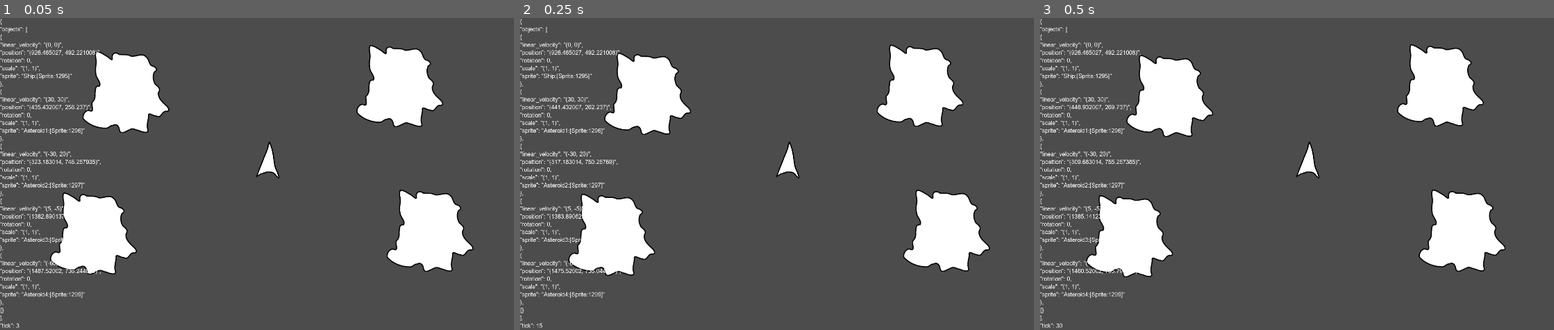
Above: before the commit, frames 1-3 (left to right).
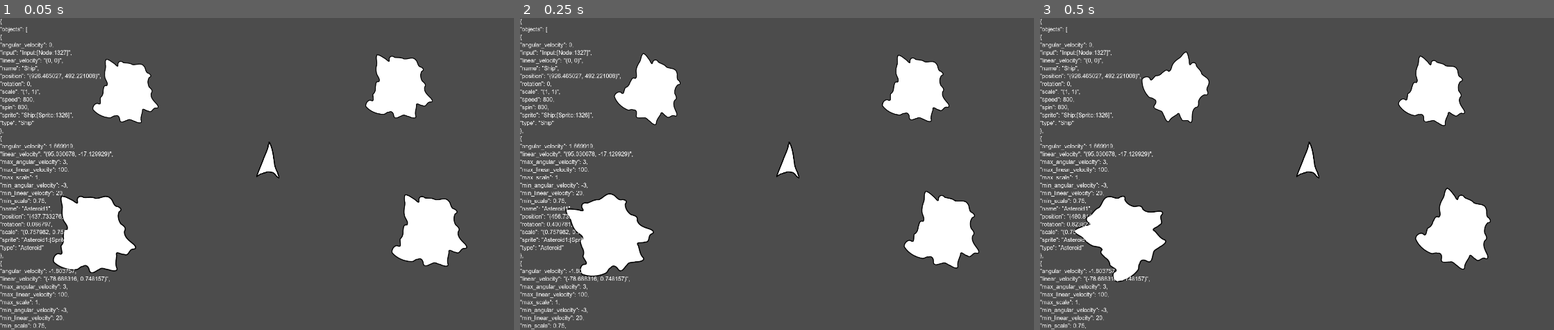
Above: after the commit, the same moments.

Repository: ETdoFresh/kasteroids
Game: Godot game, scene res://world.tscn
The game is run twice, just before and just after one commit, with the same random seed, the same clock (stepped at 60 frames per second) and the same inputs.
Inputs:
- Up to frame 1 (0.05 s): no input
- Up to frame 2 (0.25 s): no input
- Up to frame 3 (0.5 s): no input

The runs differ from the first frame. In frame 1, 7.5% of the frame differs, in the area x 0-93%, y 7-100%; in frame 2, 8.2%; in frame 3, 8.9%, in the area x 0-91%, y 7-100%.

Commit message:
Use class_names for function groups. Put files into folders. Made some progress towards mimicking original implementation. Input turns and moves ship. Asteroids move and rotate at random directions at start.

Diff:
--- /dev/null
+++ b/autoload/random.gd
@@ -0,0 +1,20 @@
+extends Node
+
+var random = RandomNumberGenerator.new()
+
+func _ready():
+    random.randomize()
+
+func randf_range(from: float, to: float) -> float:
+    return random.randf_range(from, to)
+
+func randi_range(from: int, to: int) -> int:
+    return random.randi_range(from, to)
+
+func inside_unit_circle() -> Vector2:
+    var random_radius = randf_range(0,1)
+    return on_unit_circle() * random_radius
+
+func on_unit_circle() -> Vector2:
+    var random_angle = randf_range(0, 2 * PI)
+    return Vector2(cos(random_angle), sin(random_angle))
--- /dev/null
+++ b/data/asteroid_data.gd
@@ -0,0 +1,12 @@
+extends Node
+
+export var min_angular_velocity = -3.0
+export var max_angular_velocity = 3.0
+export var min_linear_velocity = 20.0
+export var max_linear_velocity = 100.0
+export var min_scale = 0.75
+export var max_scale = 1.0
+export var linear_velocity = Vector2.ZERO
+export var angular_velocity = 0.0
+
+var type = "Asteroid"
--- /dev/null
+++ b/data/input.gd
@@ -0,0 +1,14 @@
+extends Node
+
+var horizontal = 0
+var vertical = 0
+var fire = false
+
+func _process(_delta):
+    var left = Input.get_action_strength("player_left")
+    var right = Input.get_action_strength("player_right")
+    var up = Input.get_action_strength("player_up")
+    var down = Input.get_action_strength("player_down")
+    fire = Input.is_action_pressed("player_accept")
+    horizontal = right - left
+    vertical = down - up
--- /dev/null
+++ b/data/ship_data.gd
@@ -0,0 +1,9 @@
+extends Node
+
+const type = "Ship"
+
+export var speed = 800
+export var spin = 10
+export var linear_velocity = Vector2.ZERO
+
+onready var input = $Input
--- /dev/null
+++ b/functions/asteroid.gd
@@ -0,0 +1,26 @@
+class_name AsteroidFunctions
+
+static func is_asteroid(object : Dictionary) -> bool:
+    return "type" in object and object.type == "Asteroid"
+
+static func randomize_angular_velocity(asteroid : Dictionary) -> Dictionary:
+    asteroid = asteroid.duplicate()
+    var min_vel = asteroid.min_angular_velocity
+    var max_vel = asteroid.max_angular_velocity
+    asteroid.angular_velocity = Random.randf_range(min_vel, max_vel)
+    return asteroid
+
+static func randomize_linear_velocity(asteroid : Dictionary) -> Dictionary:
+    asteroid = asteroid.duplicate()
+    var min_vel = asteroid.min_linear_velocity
+    var max_vel = asteroid.max_linear_velocity
+    asteroid.linear_velocity = Random.on_unit_circle()
+    asteroid.linear_velocity *= Random.randf_range(min_vel, max_vel)
+    return asteroid
+
+static func randomize_scale(asteroid : Dictionary) -> Dictionary:
+    asteroid = asteroid.duplicate()
+    var min_scl = asteroid.min_scale
+    var max_scl = asteroid.max_scale
+    asteroid.scale = Vector2.ONE * Random.randf_range(min_scl, max_scl)
+    return asteroid
--- a/dictionary.gd
+++ b/functions/dictionary.gd
@@ -1,4 +1,4 @@
-extends Node
+class_name DictionaryFunctions
 
 static func copy(dictionary : Dictionary, deep : bool = false) -> Dictionary:
     return dictionary.duplicate(deep)
--- a/list.gd
+++ b/functions/list.gd
@@ -1,4 +1,4 @@
-extends Node
+class_name ListFunctions
 
 static func copy(list : Array, deep : bool = false) -> Array:
     return list.duplicate(deep)
@@ -31,3 +31,23 @@
         if func_ref.call_func(item):
             result.append(item)
     return result
+
+static func filtered_map(list : Array, filter_func_ref : FuncRef, map_func_ref : FuncRef) -> Array:
+    var result = []
+    result.resize(list.size())
+    for i in range(list.size()):
+        if filter_func_ref.call_func(list[i]):
+            result[i] = map_func_ref.call_func(list[i])
+        else:
+            result[i] = list[i]
+    return result
+
+static func filtered_map1(list : Array, filter_func_ref : FuncRef, map_func_ref : FuncRef, arg) -> Array:
+    var result = []
+    result.resize(list.size())
+    for i in range(list.size()):
+        if filter_func_ref.call_func(list[i]):
+            result[i] = map_func_ref.call_func(list[i], arg)
+        else:
+            result[i] = list[i]
+    return result
--- a/node.gd
+++ b/functions/node.gd
@@ -1,4 +1,4 @@
-extends Node
+class_name NodeFunctions
 
 static func to_object(child_node : Node) -> Dictionary:
     var object = {}
@@ -8,15 +8,23 @@
     if "global_scale" in child_node: object["scale"] = child_node.global_scale
     if "linear_velocity" in child_node: object["linear_velocity"] = child_node.linear_velocity
     if "angular_velocity" in child_node: object["angular_velocity"] = child_node.angular_velocity
+    if "input" in child_node: object["input"] = child_node.input
+    if "speed" in child_node: object["speed"] = child_node.speed
+    if "spin" in child_node: object["spin"] = child_node.speed
+    if "name" in child_node: object["name"] = child_node.name
+    if "min_angular_velocity" in child_node: object["min_angular_velocity"] = child_node.min_angular_velocity
+    if "max_angular_velocity" in child_node: object["max_angular_velocity"] = child_node.max_angular_velocity
+    if "min_linear_velocity" in child_node: object["min_linear_velocity"] = child_node.min_linear_velocity
+    if "max_linear_velocity" in child_node: object["max_linear_velocity"] = child_node.max_linear_velocity
+    if "min_scale" in child_node: object["min_scale"] = child_node.min_scale
+    if "max_scale" in child_node: object["max_scale"] = child_node.max_scale
     if child_node is Sprite: object["sprite"] = child_node
     return object
 
-static func from_object(object : Dictionary) -> Dictionary:
+static func update_display(object : Dictionary) -> Dictionary:
     if not "sprite" in object: return object
     var sprite = object.sprite
     if "global_position" in sprite: sprite.global_position = object.position
     if "global_rotation" in sprite: sprite.global_rotation = object.rotation
     if "global_scale" in sprite: sprite.global_scale = object.scale
-    if "linear_velocity" in sprite: sprite.linear_velocity = object.linear_velocity
-    if "angular_velocity" in sprite: sprite.angular_velocity = object.angular_velocity
     return object
--- a/physics.gd
+++ b/functions/physics.gd
@@ -1,10 +1,9 @@
-extends Node
-
-var dictionary = preload("res://dictionary.gd")
+class_name PhysicsFunctions
 
 static func move(object : Dictionary, delta : float) -> Dictionary:
-    if not "position" in object: return object
     if not "linear_velocity" in object: return object
+    if not "angular_velocity" in object: return object
     object = object.duplicate()
     object.position += object.linear_velocity * delta
+    object.rotation += object.angular_velocity * delta
     return object
--- /dev/null
+++ b/functions/ship.gd
@@ -0,0 +1,20 @@
+class_name ShipFunctions
+
+static func is_ship(object : Dictionary) -> bool:
+    return "type" in object and object.type == "Ship"
+
+static func apply_input(ship : Dictionary, delta: float) -> Dictionary:
+    ship = ship.duplicate()
+    var thrust = Vector2(0, ship.input.vertical * ship.speed)
+    var linear_acceleration = thrust.rotated(ship.rotation)
+    ship.linear_velocity += linear_acceleration * delta
+
+    var rotation_dir = ship.input.horizontal
+    ship.angular_velocity = rotation_dir * ship.spin * delta
+    return ship
+
+static func limit_speed(ship : Dictionary) -> Dictionary:
+    ship = ship.duplicate()
+    if ship.linear_velocity.length() > ship.speed:
+        ship.linear_velocity = ship.linear_velocity.normalized() * ship.speed
+    return ship
--- a/wrap.gd
+++ b/functions/wrap.gd
@@ -1,4 +1,4 @@
-extends Node
+class_name WrapFunctions
 
 static func wrap(object : Dictionary) -> Dictionary:
     if not "position" in object: return object
--- a/input.gd
+++ /dev/null
@@ -1,8 +0,0 @@
-extends Node
-
-static func apply(object : Dictionary) -> Dictionary:
-    if not "input" in object: return object
-    if not "linear_velocity" in object: return object
-    object = object.duplicate()
-    object.linear_velocity = Vector2(object.input.horizontal, object.input.vertical)
-    return object
--- a/project.godot
+++ b/project.godot
@@ -10,24 +10,111 @@
 
 _global_script_classes=[ {
 "base": "Reference",
+"class": "AsteroidFunctions",
+"language": "GDScript",
+"path": "res://functions/asteroid.gd"
+}, {
+"base": "Reference",
+"class": "DictionaryFunctions",
+"language": "GDScript",
+"path": "res://functions/dictionary.gd"
+}, {
+"base": "Reference",
 "class": "JSONBeautifier",
 "language": "GDScript",
-"path": "res://json_beautifier.gd"
+"path": "res://plugins/json_beautifier.gd"
+}, {
+"base": "Reference",
+"class": "ListFunctions",
+"language": "GDScript",
+"path": "res://functions/list.gd"
+}, {
+"base": "Reference",
+"class": "NodeFunctions",
+"language": "GDScript",
+"path": "res://functions/node.gd"
+}, {
+"base": "Reference",
+"class": "PhysicsFunctions",
+"language": "GDScript",
+"path": "res://functions/physics.gd"
+}, {
+"base": "Reference",
+"class": "ShipFunctions",
+"language": "GDScript",
+"path": "res://functions/ship.gd"
+}, {
+"base": "Reference",
+"class": "WrapFunctions",
+"language": "GDScript",
+"path": "res://functions/wrap.gd"
 } ]
 _global_script_class_icons={
-"JSONBeautifier": ""
+"AsteroidFunctions": "",
+"DictionaryFunctions": "",
+"JSONBeautifier": "",
+"ListFunctions": "",
+"NodeFunctions": "",
+"PhysicsFunctions": "",
+"ShipFunctions": "",
+"WrapFunctions": ""
 }
 
 [application]
 
 config/name="kasteroids"
 run/main_scene="res://world.tscn"
-config/icon="res://icon.png"
+config/icon="res://graphics/icon.png"
+
+[autoload]
+
+Random="*res://autoload/random.gd"
 
 [display]
 
 window/size/width=1920
 window/size/height=1080
+
+[input]
+
+player_up={
+"deadzone": 0.5,
+"events": [ Object(InputEventKey,"resource_local_to_scene":false,"resource_name":"","device":0,"alt":false,"shift":false,"control":false,"meta":false,"command":false,"pressed":false,"scancode":16777232,"unicode":0,"echo":false,"script":null)
+, Object(InputEventKey,"resource_local_to_scene":false,"resource_name":"","device":0,"alt":false,"shift":false,"control":false,"meta":false,"command":false,"pressed":false,"scancode":87,"unicode":0,"echo":false,"script":null)
+, Object(InputEventJoypadMotion,"resource_local_to_scene":false,"resource_name":"","device":0,"axis":1,"axis_value":-1.0,"script":null)
+ ]
+}
+player_down={
+"deadzone": 0.5,
+"events": [ Object(InputEventKey,"resource_local_to_scene":false,"resource_name":"","device":0,"alt":false,"shift":false,"control":false,"meta":false,"command":false,"pressed":false,"scancode":16777234,"unicode":0,"echo":false,"script":null)
+, Object(InputEventKey,"resource_local_to_scene":false,"resource_name":"","device":0,"alt":false,"shift":false,"control":false,"meta":false,"command":false,"pressed":false,"scancode":83,"unicode":0,"echo":false,"script":null)
+, Object(InputEventJoypadMotion,"resource_local_to_scene":false,"resource_name":"","device":0,"axis":1,"axis_value":1.0,"script":null)
+ ]
+}
+player_left={
+"deadzone": 0.5,
+"events": [ Object(InputEventKey,"resource_local_to_scene":false,"resource_name":"","device":0,"alt":false,"shift":false,"control":false,"meta":false,"command":false,"pressed":false,"scancode":65,"unicode":0,"echo":false,"script":null)
+, Object(InputEventKey,"resource_local_to_scene":false,"resource_name":"","device":0,"alt":false,"shift":false,"control":false,"meta":false,"command":false,"pressed":false,"scancode":16777231,"unicode":0,"echo":false,"script":null)
+, Object(InputEventJoypadMotion,"resource_local_to_scene":false,"resource_name":"","device":0,"axis":0,"axis_value":-1.0,"script":null)
+ ]
+}
+player_right={
+"deadzone": 0.5,
+"events": [ Object(InputEventKey,"resource_local_to_scene":false,"resource_name":"","device":0,"alt":false,"shift":false,"control":false,"meta":false,"command":false,"pressed":false,"scancode":68,"unicode":0,"echo":false,"script":null)
+, Object(InputEventKey,"resource_local_to_scene":false,"resource_name":"","device":0,"alt":false,"shift":false,"control":false,"meta":false,"command":false,"pressed":false,"scancode":16777233,"unicode":0,"echo":false,"script":null)
+, Object(InputEventJoypadMotion,"resource_local_to_scene":false,"resource_name":"","device":0,"axis":0,"axis_value":1.0,"script":null)
+ ]
+}
+player_fire={
+"deadzone": 0.5,
+"events": [ Object(InputEventKey,"resource_local_to_scene":false,"resource_name":"","device":0,"alt":false,"shift":false,"control":false,"meta":false,"command":false,"pressed":false,"scancode":32,"unicode":0,"echo":false,"script":null)
+, Object(InputEventMouseButton,"resource_local_to_scene":false,"resource_name":"","device":0,"alt":false,"shift":false,"control":false,"meta":false,"command":false,"button_mask":0,"position":Vector2( 0, 0 ),"global_position":Vector2( 0, 0 ),"factor":1.0,"button_index":1,"pressed":false,"doubleclick":false,"script":null)
+ ]
+}
+
+[physics]
+
+common/physics_fps=75
 
 [rendering]
 
--- a/ship.gd
+++ /dev/null
@@ -1,3 +0,0 @@
-extends Node
-
-export var linear_velocity = Vector2.ZERO
--- a/world.gd
+++ b/world.gd
@@ -1,31 +1,49 @@
 extends Node2D
 
-const list = preload("res://list.gd")
-const dictionary = preload("res://dictionary.gd")
-const physics = preload("res://physics.gd")
-const input = preload("res://input.gd")
-const node = preload("res://node.gd")
-const wrap = preload("res://wrap.gd")
+const ASTEROID = AsteroidFunctions
+const LIST = ListFunctions
+const DICTIONARY = DictionaryFunctions
+const PHYSICS = PhysicsFunctions
+const NODE = NodeFunctions
+const WRAP = WrapFunctions
+const SHIP = ShipFunctions
 
 onready var current_state = empty_state()
 onready var label = $Label
 
 func _ready():
-    current_state.objects = list.map(get_children(), funcref(node, "to_object"))
-    return
+    var state = current_state
+    state.objects = LIST.map(get_children(), funcref(NODE, "to_object"))
+    state.objects = LIST.filtered_map(state.objects, funcref(ASTEROID, "is_asteroid"), funcref(ASTEROID, "randomize_angular_velocity"))
+    state.objects = LIST.filtered_map(state.objects, funcref(ASTEROID, "is_asteroid"), funcref(ASTEROID, "randomize_linear_velocity"))
+    state.objects = LIST.filtered_map(state.objects, funcref(ASTEROID, "is_asteroid"), funcref(ASTEROID, "randomize_scale"))
+    state.objects = LIST.map(state.objects, funcref(NODE, "update_display"))
+    #state.objects = LIST.map(state.objects, funcref(PHYSICS, "create_physical_object"))
 
-func _physics_process(_delta : float):
+func _physics_process(delta : float):
     #if Input.is_action_just_pressed("ui_accept"): # Step simulation using spacebar
-    current_state = simulate(current_state, 1.0/60)
+    current_state = simulate(current_state, delta)
     label.text = JSONBeautifier.beautify_json(to_json(current_state))
+
+func _input(event):
+    if Input.is_key_pressed(KEY_CONTROL):
+        if event is InputEventKey:
+            if event.is_pressed():
+                if event.scancode == KEY_R:
+                    var _1 = get_tree().reload_current_scene()
 
 static func empty_state() -> Dictionary:
     return {"tick": 0, "objects": []}
 
 static func simulate(state : Dictionary, delta : float) -> Dictionary:
-    state = dictionary.update(state, "tick", state.tick + 1)
-    state.objects = list.map(state.objects, funcref(input, "apply"))
-    state.objects = list.map1(state.objects, funcref(physics, "move"), delta)
-    state.objects = list.map(state.objects, funcref(wrap, "wrap"))
-    state.objects = list.map(state.objects, funcref(node, "from_object"))
+    state = DICTIONARY.update(state, "tick", state.tick + 1)
+    state.objects = LIST.filtered_map1(state.objects, funcref(SHIP, "is_ship"), funcref(SHIP, "apply_input"), delta)
+    state.objects = LIST.filtered_map(state.objects, funcref(SHIP, "is_ship"), funcref(SHIP, "limit_speed"))
+    state.objects = LIST.map1(state.objects, funcref(PHYSICS, "move"), delta)
+    #state.objects = LIST.map1(state.objects, funcref(PHYSICS, "move_and_collide"), delta)
+    #state.objects = LIST.map1(state.objects, funcref(PHYSICS, "add_collision_data_to_other_object"), state.objects)
+    #state.objects = LIST.map1(state.objects, funcref(PHYSICS, "bounce"), delta)
+    #state.objects = List.map(state.objects, funcref(SOUND, "play_collision_sound"))
+    state.objects = LIST.map(state.objects, funcref(WRAP, "wrap"))
+    state.objects = LIST.map(state.objects, funcref(NODE, "update_display"))
     return state
--- a/world.tscn
+++ b/world.tscn
@@ -1,10 +1,12 @@
-[gd_scene load_steps=7 format=2]
+[gd_scene load_steps=9 format=2]
 
-[ext_resource path="res://asteroid1.svg" type="Texture" id=1]
-[ext_resource path="res://ship.svg" type="Texture" id=2]
+[ext_resource path="res://graphics/asteroid1.svg" type="Texture" id=1]
+[ext_resource path="res://graphics/ship.svg" type="Texture" id=2]
 [ext_resource path="res://world.gd" type="Script" id=4]
-[ext_resource path="res://ship.gd" type="Script" id=5]
+[ext_resource path="res://data/ship_data.gd" type="Script" id=5]
 [ext_resource path="res://ARIAL.TTF" type="DynamicFontData" id=6]
+[ext_resource path="res://data/input.gd" type="Script" id=7]
+[ext_resource path="res://data/asteroid_data.gd" type="Script" id=8]
 
 [sub_resource type="DynamicFont" id=1]
 size = 20
@@ -18,29 +20,28 @@
 texture = ExtResource( 2 )
 script = ExtResource( 5 )
 
+[node name="Input" type="Node" parent="Ship"]
+script = ExtResource( 7 )
+
 [node name="Asteroid1" type="Sprite" parent="."]
 position = Vector2( 433.932, 254.737 )
 texture = ExtResource( 1 )
-script = ExtResource( 5 )
-linear_velocity = Vector2( 30, 30 )
+script = ExtResource( 8 )
 
 [node name="Asteroid2" type="Sprite" parent="."]
 position = Vector2( 324.683, 745.258 )
 texture = ExtResource( 1 )
-script = ExtResource( 5 )
-linear_velocity = Vector2( -30, 20 )
+script = ExtResource( 8 )
 
 [node name="Asteroid3" type="Sprite" parent="."]
 position = Vector2( 1382.64, 235.756 )
 texture = ExtResource( 1 )
-script = ExtResource( 5 )
-linear_velocity = Vector2( 5, -5 )
+script = ExtResource( 8 )
 
 [node name="Asteroid4" type="Sprite" parent="."]
 position = Vector2( 1490.52, 736.294 )
 texture = ExtResource( 1 )
-script = ExtResource( 5 )
-linear_velocity = Vector2( -60, -1 )
+script = ExtResource( 8 )
 
 [node name="Label" type="Label" parent="."]
 anchor_right = 1.0
Renamed: asteroid1.svg -> graphics/asteroid1.svg
Not shown, changed: graphics/asteroid1.svg.import
Renamed: bullet.svg -> graphics/bullet.svg
Not shown, changed: graphics/bullet.svg.import
Binary file added: graphics/icon.png
Not shown, changed: graphics/icon.png.import
Renamed: ship.svg -> graphics/ship.svg
Not shown, changed: graphics/ship.svg.import
Binary file removed: icon.png
Renamed: json_beautifier.gd -> plugins/json_beautifier.gd
